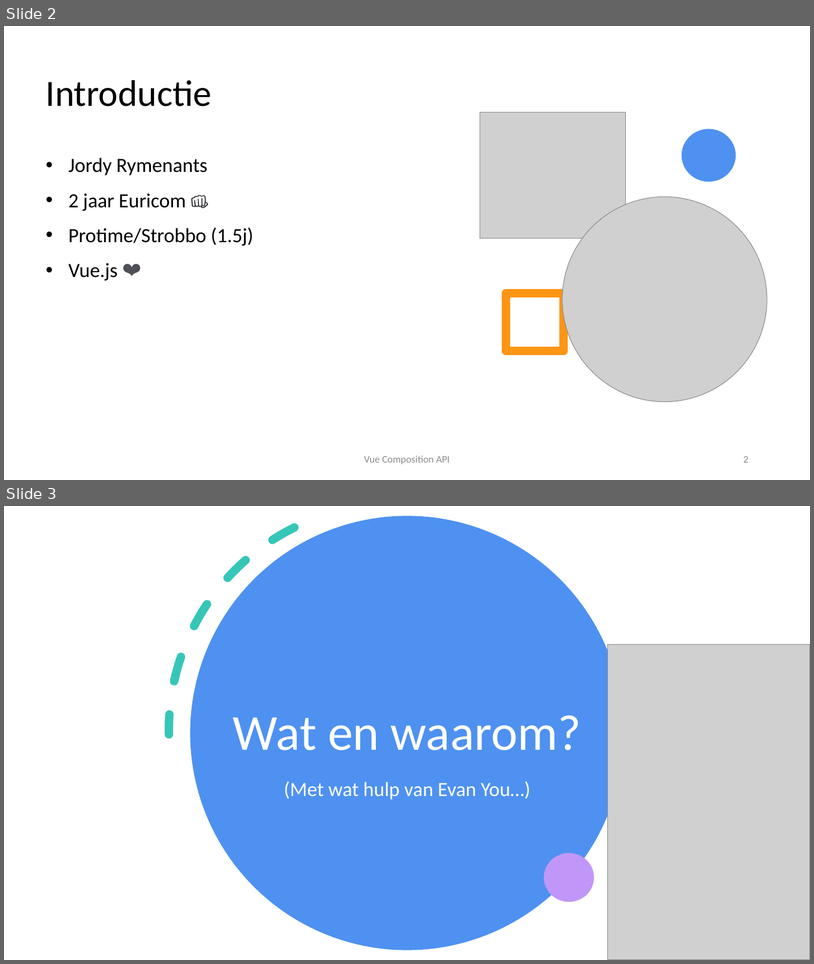
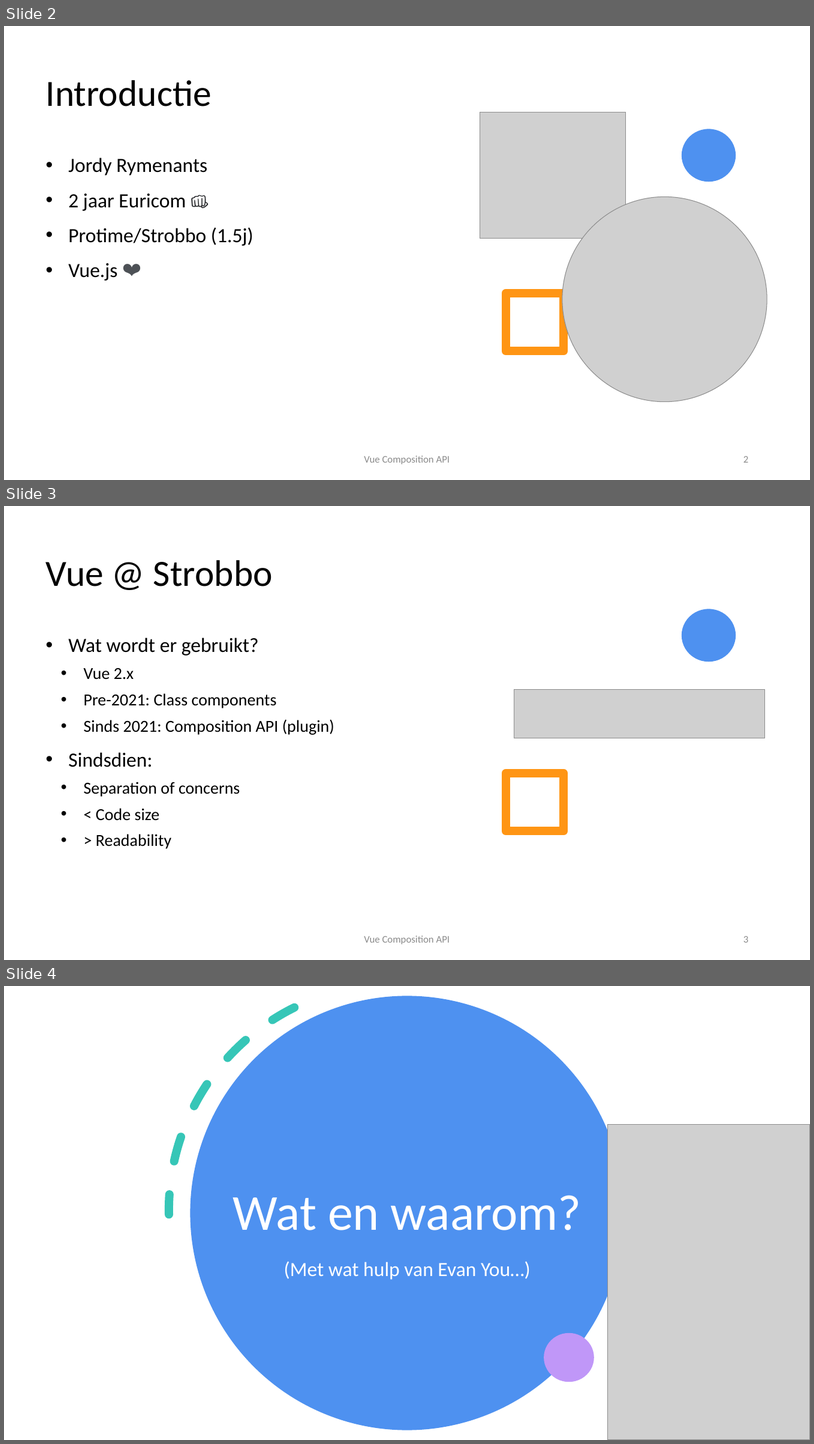
Before and after one commit to atrX/todo-app-demo, a slide deck: presentation.pptx. Shown one above the other, each under a label of ours: slides 2 and 3 before the commit, slides 2, 3 and 4 after it. The pictures are 814x964 and 814x1444 pixels, drawn with LibreOffice and Linux fonts; fonts in the diff are those of the drawing; grey boxes stand for pictures. Boxes give left, top, right and bottom in pixels: in the first picture for what was removed or moved away, otherwise in the second. Text is boxed around its words. In the diff, an @@ line names an element or a change of style, - is before the commit and + after.

```diff
--- a/presentation.pptx
+++ b/presentation.pptx
@@ slide 3 added at (4, 506, 810, 960), background #FFFFFF; not listed: 2 template elements that a slide beside it also shows @@
@@ title added at (46, 560, 273, 586), 44 pt, text #000000 @@
+Vue @ Strobbo
@@ text added at (68, 637, 335, 849), 20 pt, text #000000 @@
+• Wat wordt er gebruikt?
+  • Vue 2.x
+  • Pre-2021: Class components
+  • Sinds 2021: Composition API (plugin)
+• Sindsdien:
+  • Separation of concerns
+  • < Code size
+  • > Readability
@@ picture added at (515, 690, 765, 738) @@
@@ text added at (364, 935, 450, 944), 12 pt, text #8C8C8C @@
+Vue Composition API
@@ page number added at (744, 936, 749, 942), 12 pt, text #8C8C8C @@
+3
@@ what was slide 3 is now slide 4 @@
```
Also in this commit, not shown: 1 slide changed, 1 other slide added.
